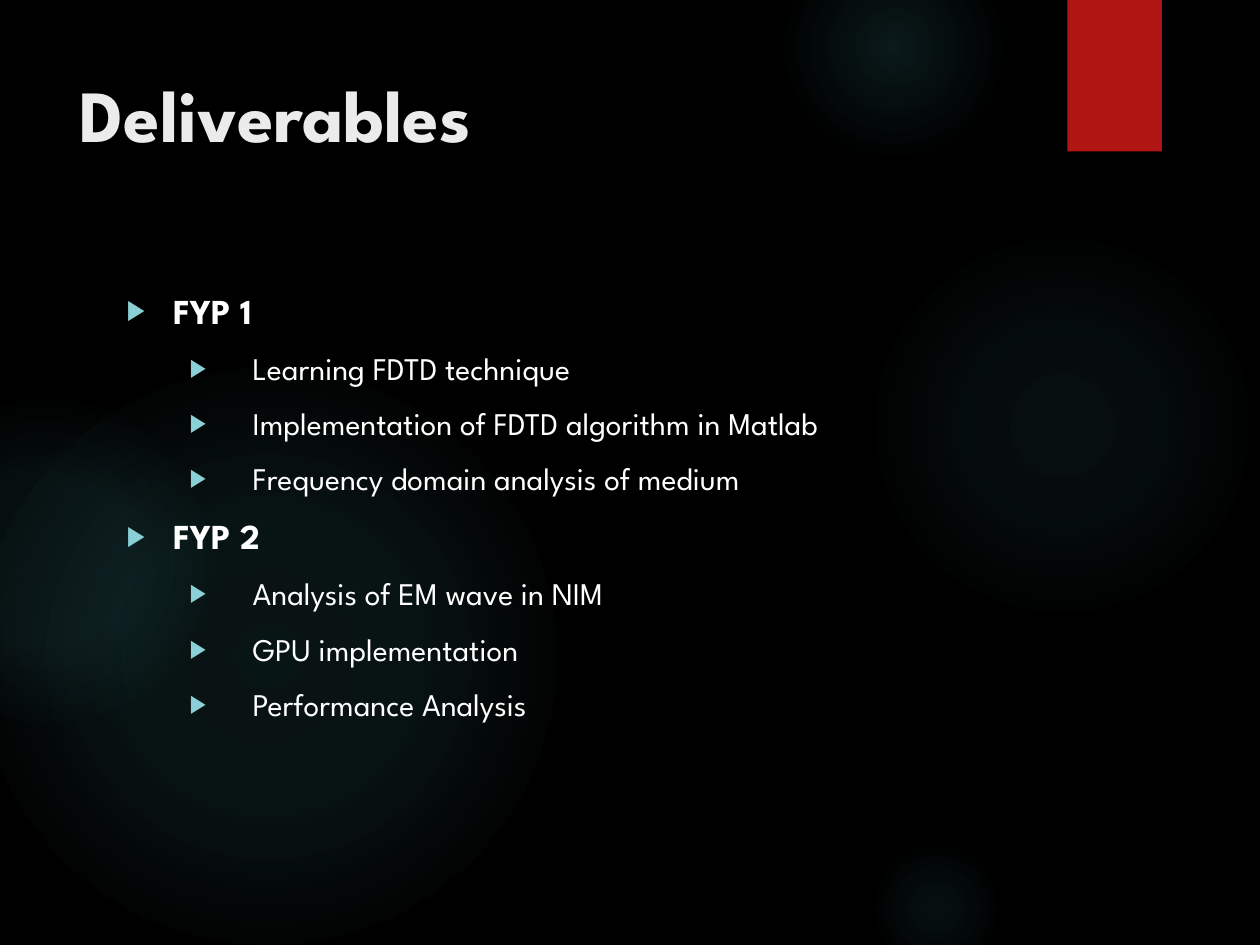
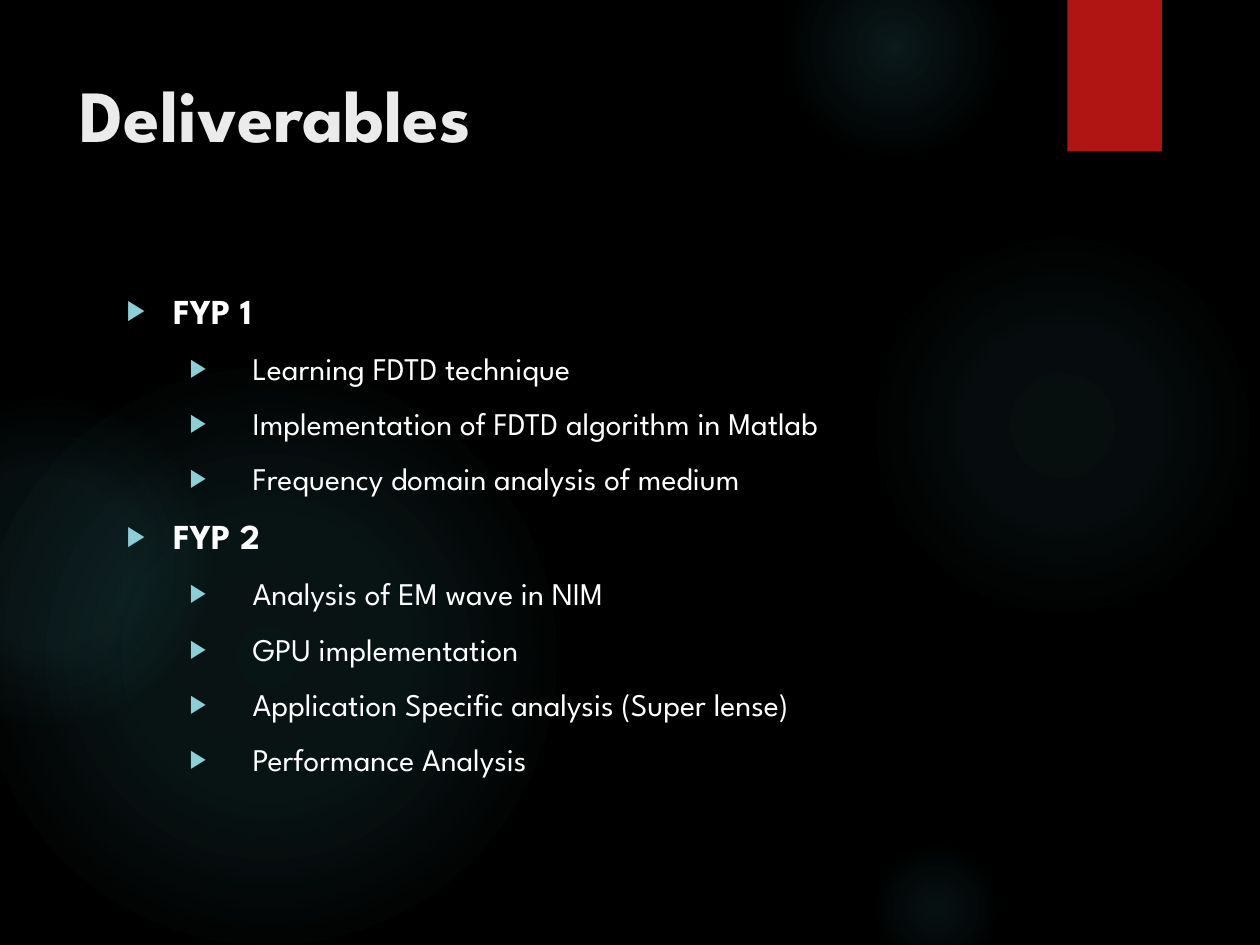
Before and after one commit to junaidnasir/gpu-em-nim, a slide deck: slide 5 of FYP_Defense_Presentation/FYP-1_presentation.pptx. Drawn at 1260x945 pixels with LibreOffice and Linux fonts; fonts in the diff are those of the drawing; background and template pictures are left out. Boxes give left, top, right and bottom in pixels: in the first picture for what was removed or moved away, otherwise in the second. Text is boxed around its words. In the diff, an @@ line names an element or a change of style, - is before the commit and + after.

```diff
--- a/FYP_Defense_Presentation/FYP-1_presentation.pptx
+++ b/FYP_Defense_Presentation/FYP-1_presentation.pptx
@@ text at (253,694,788,723): paragraph added @@
+  ▶ Application Specific analysis (Super lense)
```
Also in this commit, not shown: 2 other slides changed.
